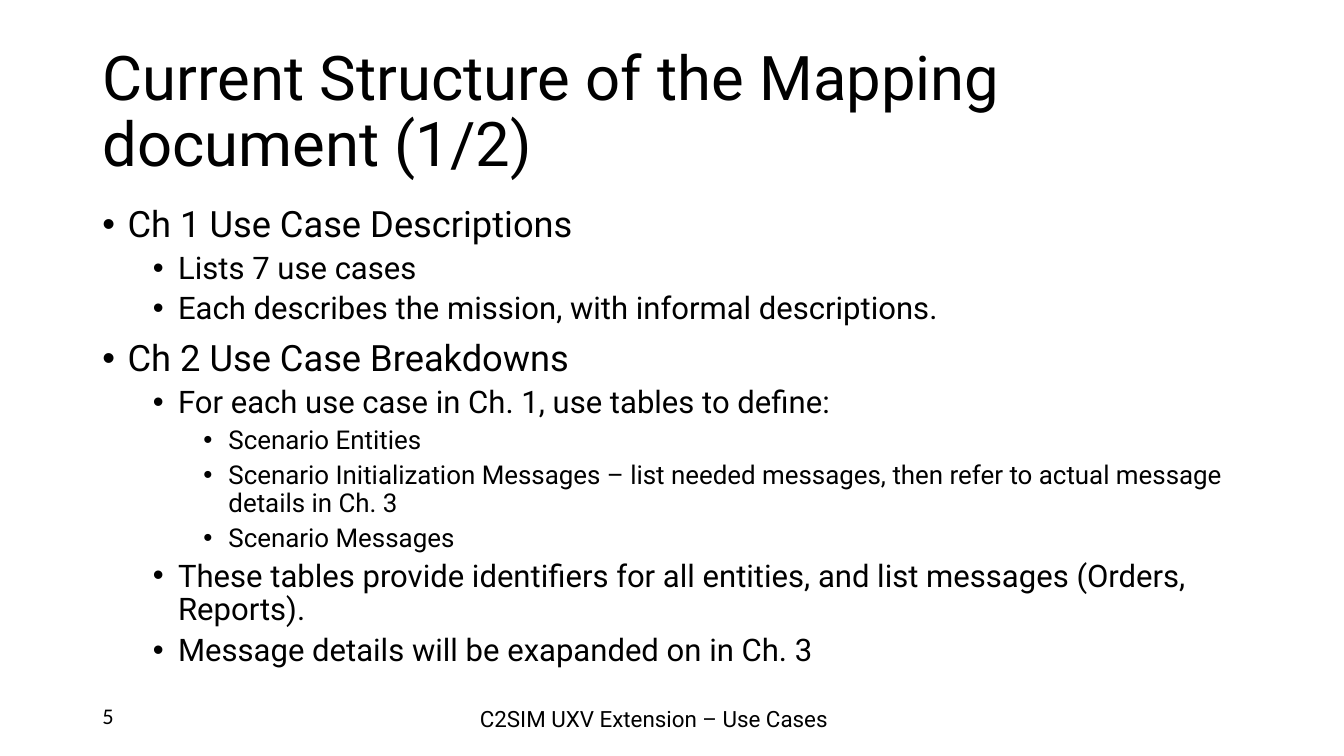
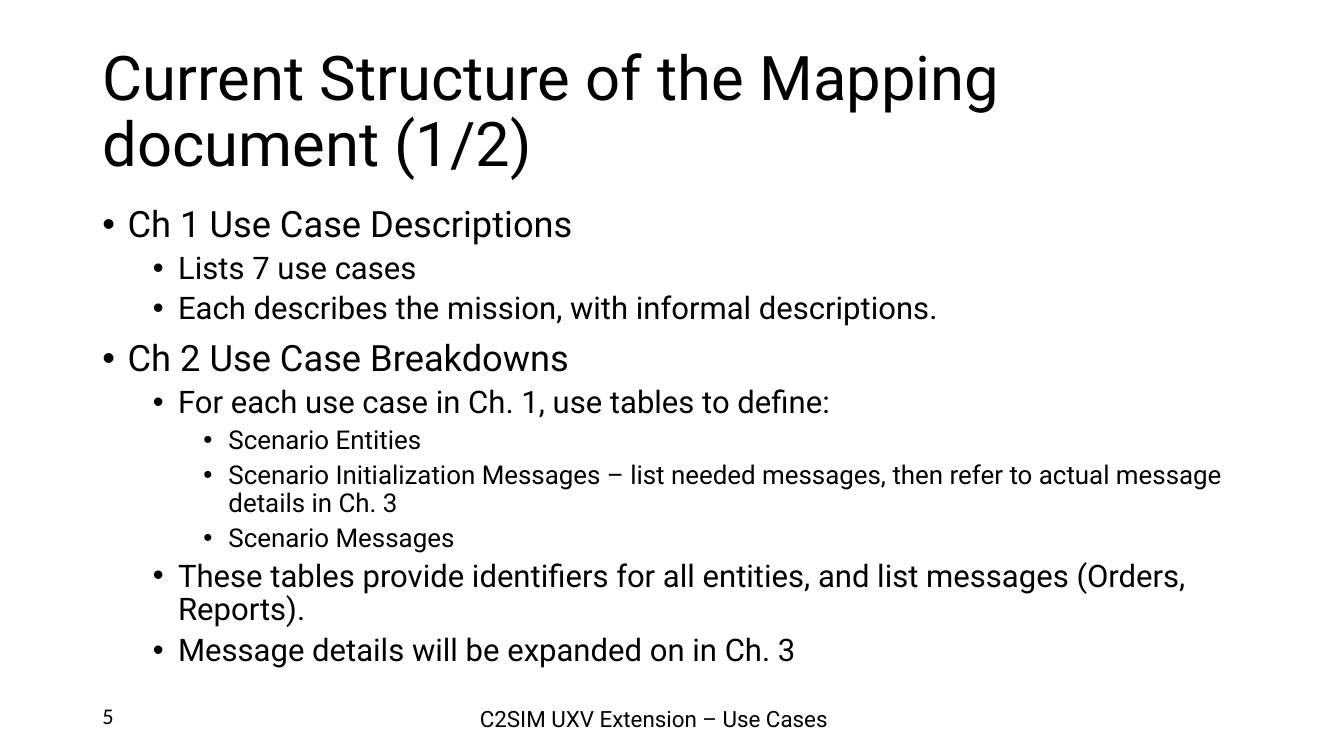
Before and after one commit to hyssostech/C2SIMArtifacts, a slide deck: slide 5 of Subgroups/ASX/Extension Definition Exercises/2025-04 ASX UC Mapping Status Update.pptx. Drawn at 1344x756 pixels with LibreOffice and Linux fonts; fonts in the diff are those of the drawing; background and template pictures are left out. Boxes give left, top, right and bottom in pixels: in the first picture for what was removed or moved away, otherwise in the second. Text is boxed around its words. In the diff, an @@ line names an element or a change of style, - is before the commit and + after.

```diff
--- a/Subgroups/ASX/Extension Definition Exercises/2025-04 ASX UC Mapping Status Update.pptx
+++ b/Subgroups/ASX/Extension Definition Exercises/2025-04 ASX UC Mapping Status Update.pptx
@@ text at bbox=[178, 637, 795, 668]: text changed @@
-  • Message details will be exapanded on in Ch. 3
+  • Message details will be expanded on in Ch. 3
```
Also in this commit, not shown: 1 other file.
